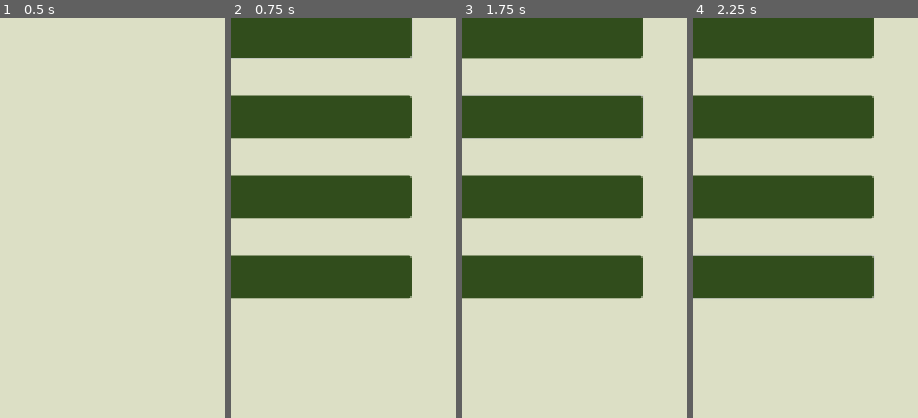
Above: before the commit, frames 1-4 (left to right).
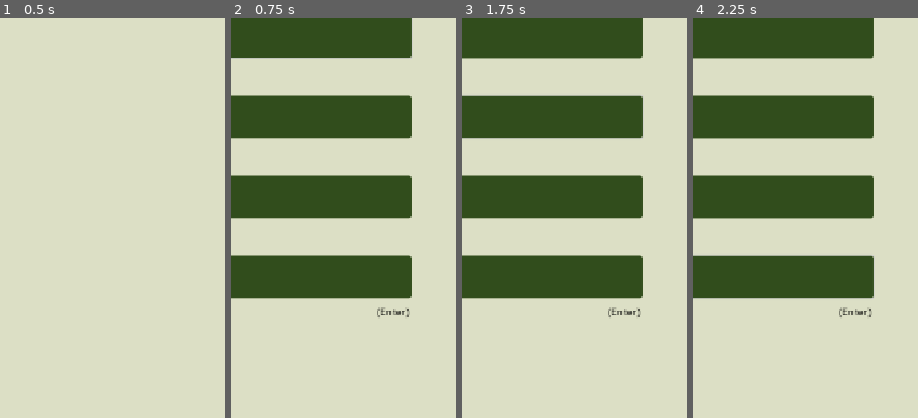
Above: after the commit, the same moments.

Repository: rolika/kob_g
Game: Godot game, scene res://main.tscn
Two runs of this game, one before a commit and one after it. Both use one fixed random seed, a clock stepped at 60 frames per second and the inputs below.
Inputs (mouse positions are % of the whole screen's width and height, from its top left):
- Up to frame 1 (0.5 s): no input
- Up to frame 2 (0.75 s): click "Új köbözés indítása" at 0.5 s
- Up to frame 3 (1.75 s): click (49, 20) at 1.27 s; type "12" at 1.35 s; click (49, 30) at 1.5 s; type "12" at 1.58 s; click (49, 40) at 1.73 s
- Up to frame 4 (2.25 s): type "12" at 1.82 s; click (49, 50) at 2.02 s; type "WEVIK" at 2.1 s
The pictures show only the part of the screen within x 50-100%, y 18-68%; the shares and areas given below are measured in that part.

Frame 1 is identical in both runs. In frame 2, 0.2% of the frame differs, in the area x 64-80%, y 72-75%; in frame 3, 0.2%; in frame 4, 0.2%.

Commit message:
show hint to continue

Diff:
--- a/scenes/session.tscn
+++ b/scenes/session.tscn
@@ -104,6 +104,13 @@
 horizontal_alignment = 1
 vertical_alignment = 1
 
+[node name="Label5" type="Label" parent="."]
+offset_left = 592.0
+offset_top = 688.0
+offset_right = 644.0
+offset_bottom = 708.0
+text = "(Enter)"
+
 [connection signal="text_changed" from="CompanyLineEdit" to="." method="_on_company_line_edit_text_changed"]
 [connection signal="text_changed" from="CityLineEdit" to="." method="_on_city_line_edit_text_changed"]
 [connection signal="text_changed" from="SiteLineEdit" to="." method="_on_site_line_edit_text_changed"]
